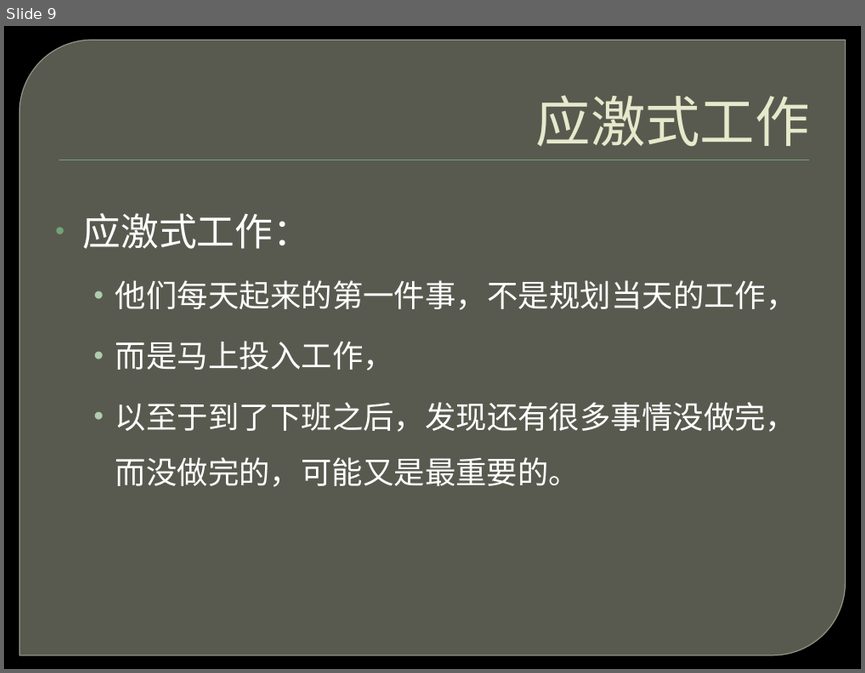
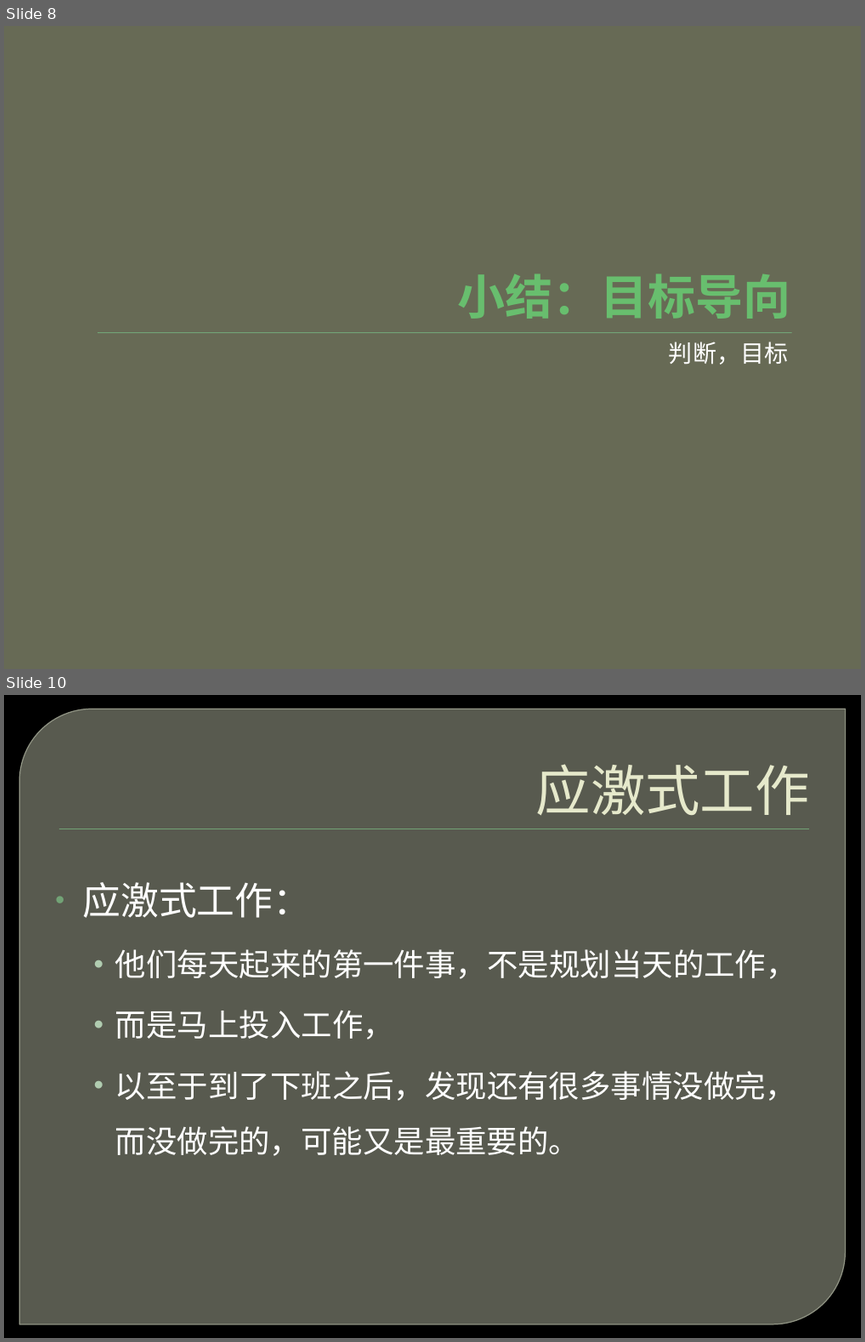
Before and after one commit to ghj1976/lecture, a slide deck: 工作方式/累死你的不是工作，而是工作方式.pptx. Shown one above the other, each under a label of ours: slide 9 before the commit, slides 8 and 10 after it; the slides between them are not shown. The pictures are 865x673 and 865x1342 pixels, drawn with LibreOffice and Linux fonts; fonts in the diff are those of the drawing; background and template pictures are left out. Boxes give left, top, right and bottom in pixels: in the first picture for what was removed or moved away, otherwise in the second. Text is boxed around its words. In the diff, an @@ line names an element or a change of style, - is before the commit and + after.

```diff
--- a/工作方式/累死你的不是工作，而是工作方式.pptx
+++ b/工作方式/累死你的不是工作，而是工作方式.pptx
@@ slide 8 added at (4, 26, 861, 669), background #676A55 @@
@@ title added at (458, 273, 791, 318), 40 pt, text #69BF70, bold @@
+小结：目标导向
@@ rectangle added at (98, 332, 791, 333), fill #72A376 @@
@@ text added at (669, 341, 788, 364), 20 pt, text #FFFFFF @@
+判断，目标
@@ what was slide 9 is now slide 10 @@
```
Also in this commit, not shown: 9 slides changed, 11 other slides added, 1 slide removed.
